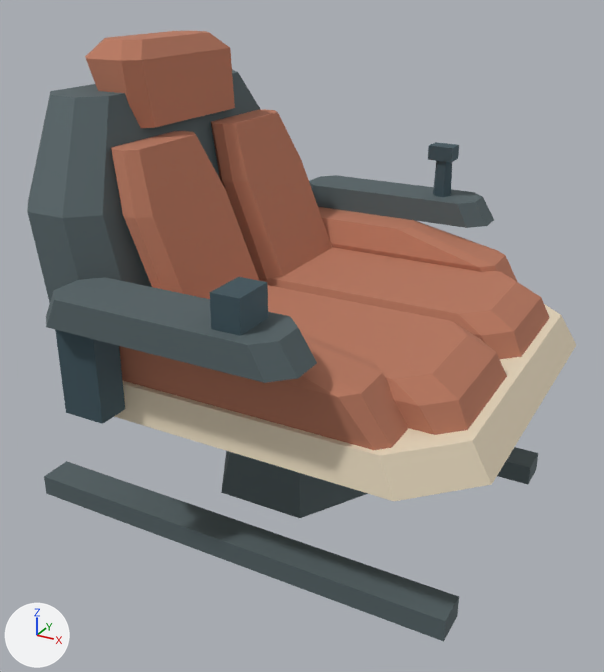
Before and after pictures for a commit that changed the Blender file models/assets/ships/salimon-scout/components/pilot-seat/source.blend.
Camera for both pictures: a 50 mm lens placed at (3.73, -2.2, 1.92), pointed at (2.55, -0.06, 0.85). Lighting does not change. The marker at lower left points along +X, +Y and +Z. The first picture is the older version.

The first picture shows 'Pilot_Seat_Armature', 'Pilot_Seat_Armrests', 'Pilot_Seat_Back', 'Pilot_Seat_Base', 'Pilot_Seat_Bolsters', 'Pilot_Seat_Controls', 'Pilot_Seat_Cushions', 'Pilot_Seat_Headrest', 'Pilot_Seat_Shell'.
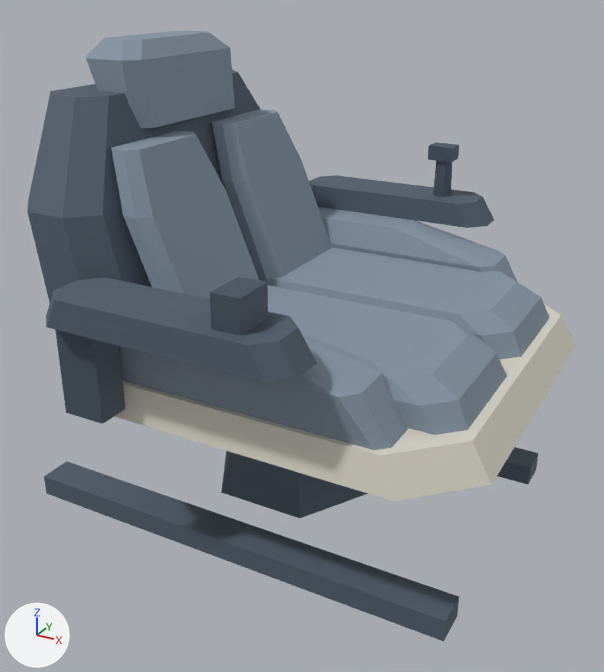
Boxes (x1, y1, x2, y2) around the edits, measured in the pictures (604 x 672 px):
'Pilot_Seat_Cushions', recoloured (orange to greyish blue)
    both: (111, 109, 549, 435)
'Pilot_Seat_Bolsters', recoloured (orange to greyish blue)
    both: (119, 207, 517, 450)
'Pilot_Seat_Headrest', recoloured (orange to greyish blue)
    both: (85, 31, 235, 128)

The change, as a diff of the scene's bpy script:
```diff
--- a/models/assets/ships/salimon-scout/components/pilot-seat/source.blend.py
+++ b/models/assets/ships/salimon-scout/components/pilot-seat/source.blend.py
@@ mat_terracotta_upholstery @@
 mat_terracotta_upholstery = principled_material('Terracotta Upholstery')
-mat_terracotta_upholstery.base_color = (0.49, 0.19, 0.115)  # orange #ba795f
+mat_terracotta_upholstery.base_color = (0.24, 0.3, 0.37)  # greyish blue #8695a4
 mat_terracotta_upholstery.roughness = 0.92
```
